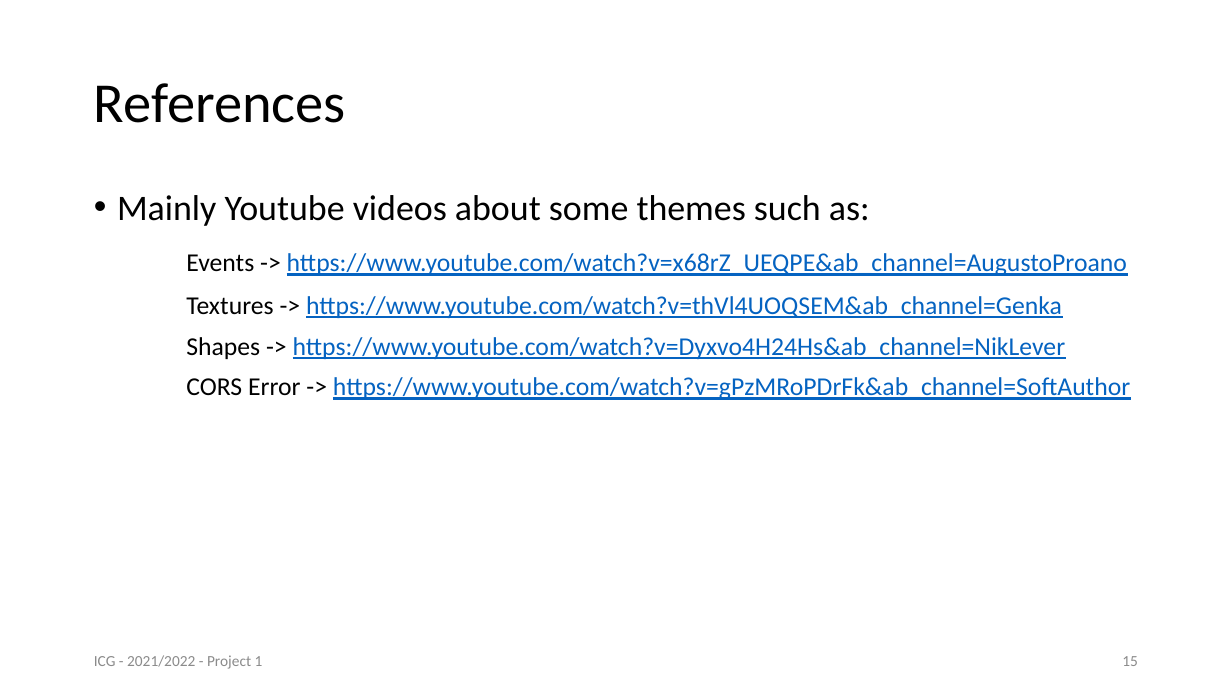
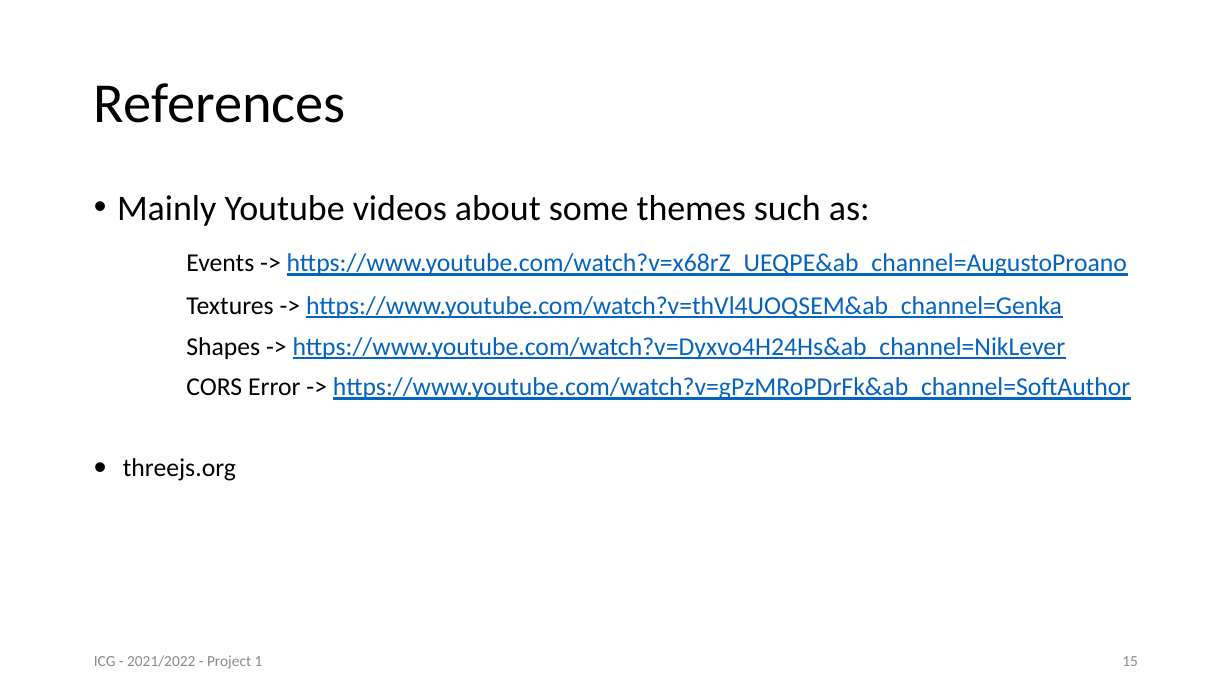
Before and after one commit to Olavo-Estima/ICG_Project1, a slide deck: slide 15 of Projeto1_93249.pptx. Drawn at 1232x693 pixels with LibreOffice and Linux fonts; fonts in the diff are those of the drawing. Boxes give left, top, right and bottom in pixels: in the first picture for what was removed or moved away, otherwise in the second. Text is boxed around its words. In the diff, an @@ line names an element or a change of style, - is before the commit and + after.

```diff
--- a/Projeto1_93249.pptx
+++ b/Projeto1_93249.pptx
@@ text at [123,458,236,481]: paragraph added @@
+• threejs.org
```
Also in this commit, not shown: 5 other slides changed, 1 other file.
